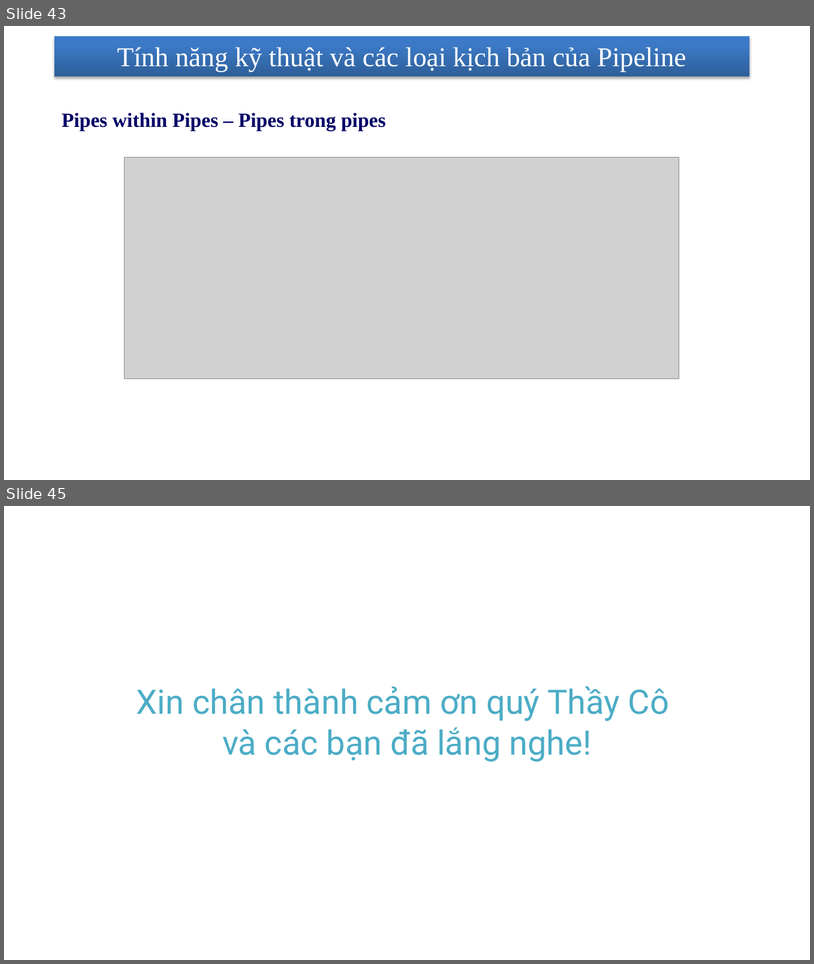
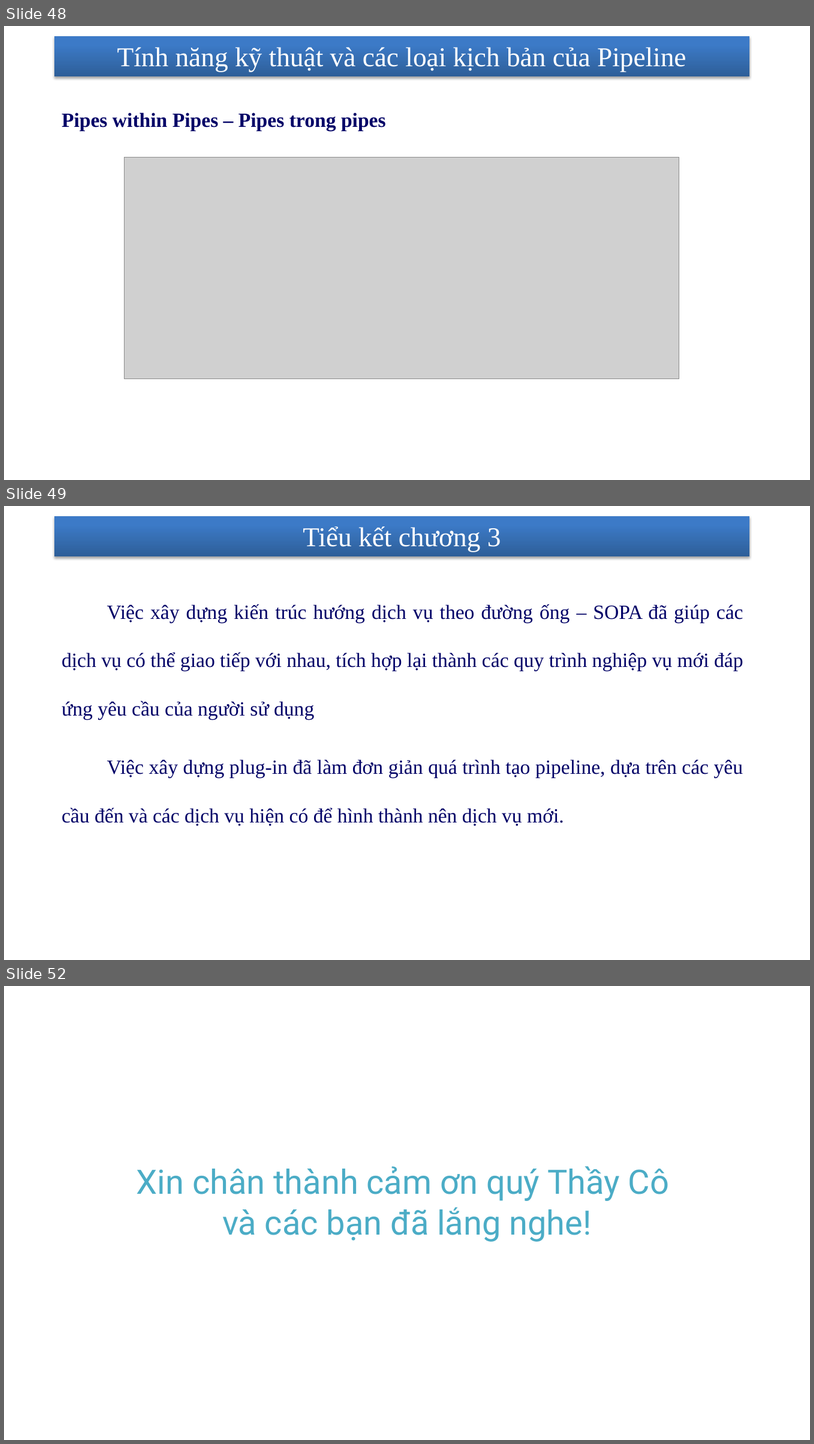
Before and after one commit to nhanhnt/LUANVAN, a slide deck: WORD/luanvan_nhanhnt_ver5.pptx. Shown one above the other, each under a label of ours: slides 43 and 45 before the commit, slides 48, 49 and 52 after it; the slides between them are not shown. The pictures are 814x964 and 814x1444 pixels, drawn with LibreOffice and Linux fonts; fonts in the diff are those of the drawing; grey boxes stand for pictures; background and template pictures are left out. Boxes give left, top, right and bottom in pixels: in the first picture for what was removed or moved away, otherwise in the second. Text is boxed around its words. In the diff, an @@ line names an element or a change of style, - is before the commit and + after.

```diff
--- a/WORD/luanvan_nhanhnt_ver5.pptx
+++ b/WORD/luanvan_nhanhnt_ver5.pptx
@@ slide 49 added at [4, 506, 810, 960], background picture (left out); not listed: 1 template element that a slide beside it also shows @@
@@ title added at [303, 526, 501, 552], 32.4 pt, text #FFFFFF @@
+Tiểu kết chương 3
@@ text added at [62, 604, 744, 826], 24 pt, text #000066 @@
+    Việc xây dựng kiến trúc hướng dịch vụ theo đường ống – SOPA đã giúp các dịch vụ có thể giao tiếp với nhau, tích hợp lại thành các quy trình nghiệp vụ mới đáp ứng yêu cầu của người sử dụng
+    Việc xây dựng plug-in đã làm đơn giản quá trình tạo pipeline, dựa trên các yêu cầu đến và các dịch vụ hiện có để hình thành nên dịch vụ mới.
@@ page number added at [553, 928, 741, 952], 14 pt, text #FFFFFF @@
+49
@@ what was slide 43 is now slide 48 @@
@@ what was slide 45 is now slide 52 @@
```
Also in this commit, not shown: 4 slides changed, 8 other slides added, 1 slide removed.
